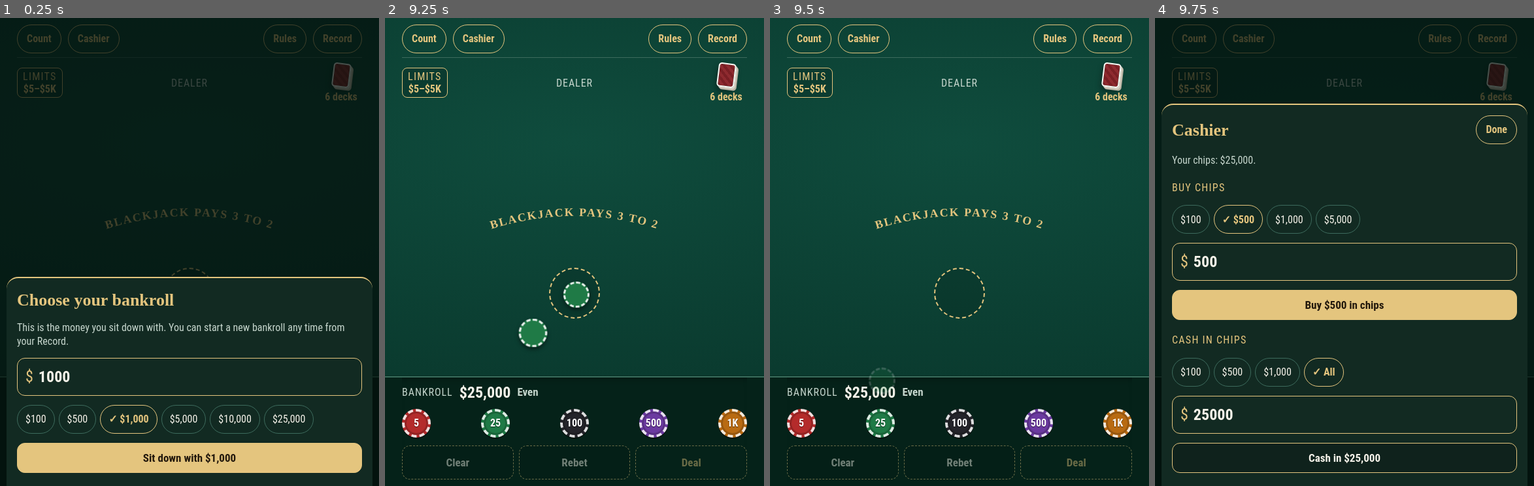
Above: before the commit, frames 1-4 (left to right).
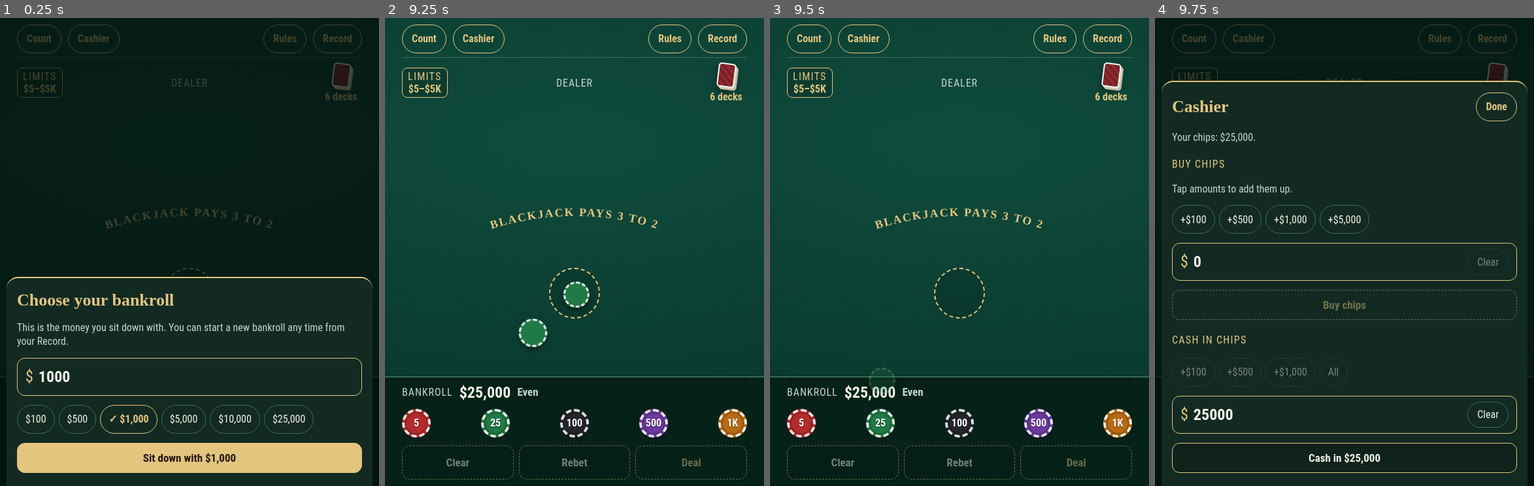
Above: after the commit, the same moments.

Repository: ahnnyc/Blackjack-
Game: browser game, page index.html
Same seed, same stepped clock (60 frames per second), same inputs: the game is played once before the commit and once after it.
Inputs (mouse positions are in pixels of both pictures, inside the frame that each line leads up to):
- Up to frame 1 (0.25 s): no input
- Up to frame 2 (9.25 s): move the mouse to (574, 223) at 1.07 s; click (574, 336) at 1.27 s; move the mouse to (532, 214) at 1.67 s; click (574, 298) at 1.87 s; click "$5,000" at 2.02 s; move the mouse to (616, 214) at 2.27 s; click (574, 378) at 2.47 s; move the mouse to (604, 223) at 2.87 s; click "$25,000" at 3.07 s; move the mouse to (521, 228) at 3.47 s; click "Sit down with $25,000" at 3.67 s; move the mouse to (574, 209) at 4.07 s; click "Record" at 4.27 s; click (574, 289) at 4.52 s; move the mouse to (676, 209) at 4.67 s; click "CURRENT ROLL: UP OR DOWN" at 4.77 s; click (574, 425) at 4.87 s; move the mouse to (472, 205) at 5.27 s; click (574, 120) at 5.47 s; move the mouse to (540, 252) at 5.87 s; click (593, 425) at 6.07 s; click "$0 +$5 Start" at 6.27 s; move the mouse to (608, 153) at 6.47 s; click (574, 92) at 6.67 s; click (574, 60) at 7.02 s; move the mouse to (574, 219) at 7.07 s; click (593, 205) at 7.27 s; move the mouse to (506, 191) at 7.67 s; click "Start of bankroll 1: even" at 7.77 s; click "Done" at 7.87 s; move the mouse to (616, 214) at 8.27 s; click "25" at 8.47 s; move the mouse to (604, 223) at 8.87 s; click "25" at 9.07 s
- Up to frame 3 (9.5 s): move the mouse to (906, 228) at 9.47 s
- Up to frame 4 (9.75 s): click "Cashier" at 9.52 s; click "All" at 9.67 s

Frames 1-3 are identical in both runs. In frame 4, 9.1% of the frame differs, in the area x 1-99%, y 13-88%.

Commit message:
No double-tap zoom; Cashier amounts add up with each tap
Co-Authored-By: Claude Opus 5.5 <noreply@anthropic.com>
Claude-Session: https://claude.ai/code/session_01Ni3H8S74X4EXKLd9nbNY4b

Diff:
--- a/index.html
+++ b/index.html
@@ -29,7 +29,8 @@
   color-scheme:dark;
 }
 html,body{height:100%;overflow:hidden;box-sizing:border-box}
-html{background:var(--rail-felt)}   /* anything below the game (an iPhone's cut-off strip) continues the bottom rail */
+html{background:var(--rail-felt);touch-action:manipulation}
+*{touch-action:manipulation}   /* every part of the game: two quick taps never zoom (iPhone checks the spot tapped) */   /* anything below the game (an iPhone's cut-off strip) continues the bottom rail */
 #app,#app *{box-sizing:border-box}
 .card,.card *{box-sizing:content-box}
 body{
@@ -228,6 +229,8 @@
 .amt-in span{font-size:24px;color:var(--gold)}
 .amt-in input{flex:1;min-width:0;background:none;border:0;color:var(--text);font:inherit;font-size:24px;font-weight:700;outline:none}
 .err{color:var(--bad);font-size:16px;margin:0}
+.amt-in .clr{flex:none;min-height:40px;padding:0 14px;border-radius:20px;border:1.5px solid var(--line);background:none;font-size:16px;color:var(--text)}
+.amt-in .clr:disabled,.seg button:disabled{opacity:.45;border-style:dashed;cursor:default}
 .empty{color:var(--muted);font-size:16px;padding:10px 0}
 body.still .card.flip{animation:none}
 @media (prefers-reduced-motion: reduce){.sw .trk::after{transition:none}}
@@ -341,12 +344,13 @@
     <div class="phead"><h2 id="cashH">Cashier</h2><button class="topbtn" type="button" data-close>Done</button></div>
     <p class="note num" id="cashNow"></p>
     <div class="gtitle">Buy chips</div>
+    <p class="note">Tap amounts to add them up.</p>
     <div class="seg" id="buyPresets"></div>
-    <label class="amt-in" for="buyInput"><span>$</span><input id="buyInput" type="number" inputmode="numeric" min="1" max="1000000" step="1" value="500" aria-label="Dollars of chips to buy"></label>
+    <div class="amt-in"><span>$</span><input id="buyInput" type="number" inputmode="numeric" min="0" max="1000000" step="1" value="0" aria-label="Dollars of chips to buy"><button class="clr" type="button" id="buyClear">Clear</button></div>
     <button class="btn primary" type="button" id="buyBtn">Buy chips</button>
     <div class="gtitle">Cash in chips</div>
     <div class="seg" id="cashPresets"></div>
-    <label class="amt-in" for="cashInput"><span>$</span><input id="cashInput" type="number" inputmode="decimal" min="0" step="0.01" value="100" aria-label="Dollars of chips to cash in"></label>
+    <div class="amt-in"><span>$</span><input id="cashInput" type="number" inputmode="decimal" min="0" step="0.01" value="0" aria-label="Dollars of chips to cash in"><button class="clr" type="button" id="cashClear">Clear</button></div>
     <button class="btn" type="button" id="cashBtn">Cash in</button>
     <p class="err" id="cashErr" hidden></p>
   </div>
@@ -1375,13 +1379,15 @@
     const seg = $(id); seg.replaceChildren();
     list.forEach(([label, v]) => {
       const b = document.createElement('button'); b.type = 'button'; b.textContent = label;
-      b.addEventListener('click', () => { $(input).value = v(); onPick(); });
+      b.addEventListener('click', () => { $(input).value = v(Number($(input).value) || 0); onPick(); });
       seg.append(b);
     });
   };
-  fill('buyPresets', [['$100', () => 100], ['$500', () => 500], ['$1,000', () => 1000], ['$5,000', () => 5000]], 'buyInput', cashierLabels);
-  fill('cashPresets', [['$100', () => Math.min(100, S.bankroll)], ['$500', () => Math.min(500, S.bankroll)], ['$1,000', () => Math.min(1000, S.bankroll)], ['All', () => S.bankroll]], 'cashInput', cashierLabels);
-  $('cashInput').value = Math.min(100, S.bankroll);
+  const addBuy = n => cur => Math.min(1000000, Math.floor(cur) + n);       // each tap adds
+  const addCash = n => cur => Math.min(S.bankroll, cents(cur + n));         // never more than the chips you have
+  fill('buyPresets', [['+$100', addBuy(100)], ['+$500', addBuy(500)], ['+$1,000', addBuy(1000)], ['+$5,000', addBuy(5000)]], 'buyInput', cashierLabels);
+  fill('cashPresets', [['+$100', addCash(100)], ['+$500', addCash(500)], ['+$1,000', addCash(1000)], ['All', () => S.bankroll]], 'cashInput', cashierLabels);
+  $('buyInput').value = 0; $('cashInput').value = 0;
   cashierLabels();
   $('cashSheet').hidden = false;
 }
@@ -1391,9 +1397,10 @@
   const b = Math.floor(Number($('buyInput').value) || 0), c = cents(Number($('cashInput').value) || 0);
   $('buyBtn').textContent = b > 0 ? 'Buy ' + money(b) + ' in chips' : 'Buy chips';
   $('cashBtn').textContent = c > 0 ? 'Cash in ' + money(c) : 'Cash in';
-  $('cashBtn').disabled = S.bankroll <= 0;
-  document.querySelectorAll('#buyPresets button').forEach(x => x.setAttribute('aria-pressed', String(x.textContent === money(b))));
-  document.querySelectorAll('#cashPresets button').forEach(x => x.setAttribute('aria-pressed', String(x.textContent === 'All' ? (c > 0 && c === S.bankroll) : x.textContent === money(c))));
+  $('buyBtn').disabled = b <= 0;
+  $('cashBtn').disabled = S.bankroll <= 0 || c <= 0;
+  $('buyClear').disabled = b <= 0; $('cashClear').disabled = c <= 0;
+  document.querySelectorAll('#cashPresets button').forEach(x => { x.disabled = S.bankroll <= 0 || c >= S.bankroll; });
 }
 function cashierMove(amount){
   const before = S.bankroll;
@@ -1609,6 +1616,8 @@
 $('newBankBtn').addEventListener('click', () => openBank(false));
 $('openCashier').addEventListener('click', openCashier);
 $('buyInput').addEventListener('input', cashierLabels);
+$('buyClear').addEventListener('click', () => { $('buyInput').value = 0; $('cashErr').hidden = true; cashierLabels(); });
+$('cashClear').addEventListener('click', () => { $('cashInput').value = 0; $('cashErr').hidden = true; cashierLabels(); });
 $('cashInput').addEventListener('input', cashierLabels);
 $('buyBtn').addEventListener('click', buyChips);
 $('cashBtn').addEventListener('click', cashInChips);
--- a/sw.js
+++ b/sw.js
@@ -2,7 +2,7 @@
 // The game page itself is fetched fresh whenever the phone is online, so an update shows
 // on the very next open; the saved copy is used only when offline or the network is slow.
 // Change VERSION whenever index.html changes.
-const VERSION = 'bj-2026-11-25.7';
+const VERSION = 'bj-2026-11-25.8';
 const CORE = ['./', 'index.html', 'manifest.webmanifest', 'icon-180.png', 'icon-192.png', 'icon-512.png'];
 const PAGE_WAIT_MS = 3000;   // how long to wait for the network before using the saved copy
 
--- /dev/null
+++ b/tools/cashier-add-test.js
@@ -0,0 +1,38 @@
+// Cashier: tapping amounts adds them up (buy and cash in), Clear resets, cash-in never exceeds your chips,
+// and the page refuses double-tap zoom.
+const { chromium } = require('playwright'); const fs = require('fs'); const dir = __dirname;
+fs.writeFileSync(dir + '/page.html', '<!doctype html><html><head><meta charset=utf8><meta name=viewport content="width=device-width,initial-scale=1,viewport-fit=cover"><style>[hidden]{display:none!important}body{margin:0}</style></head><body>' + fs.readFileSync(dir + '/blackjack.html', 'utf8') + '</body></html>');
+(async () => {
+  const b = await chromium.launch(); const out = {};
+  for (const [w, h] of [[390, 797], [320, 568]]) {
+    const ctx = await b.newContext({ viewport: { width: w, height: h }, deviceScaleFactor: 2, isMobile: true, hasTouch: true, reducedMotion: 'reduce' });
+    await ctx.route(/fonts\.(googleapis|gstatic)/, r => r.abort());
+    const p = await ctx.newPage(); const errs = []; p.on('pageerror', e => errs.push(e.message));
+    await p.goto('file://' + dir + '/page.html');
+    await p.fill('#bankInput', '1000'); await p.click('#bankStart');
+    const bank = async () => (await p.textContent('#bankAmt')).trim();
+    const r = { w };
+    await p.click('#openCashier'); await p.waitForTimeout(200);
+    r.opensAt = [await p.inputValue('#buyInput'), await p.inputValue('#cashInput'), await p.textContent('#buyBtn'), await p.isDisabled('#buyBtn')];
+    for (const t of ['+$100', '+$100', '+$500', '+$1,000']) await p.tap(`#buyPresets button:text-is("${t}")`);
+    r.buyAfter100_100_500_1000 = [await p.inputValue('#buyInput'), await p.textContent('#buyBtn')];
+    await p.screenshot({ path: `${dir}/cashier-add-${w}.png` });
+    await p.tap('#buyClear'); r.buyAfterClear = await p.inputValue('#buyInput');
+    for (const t of ['+$500', '+$500']) await p.tap(`#buyPresets button:text-is("${t}")`);
+    await p.tap('#buyBtn'); await p.waitForTimeout(1500); r.bankAfterBuying1000 = await bank();
+    await p.click('#openCashier'); await p.waitForTimeout(200);
+    for (const t of ['+$500', '+$500', '+$100']) await p.tap(`#cashPresets button:text-is("${t}")`);
+    r.cashAfter500_500_100 = [await p.inputValue('#cashInput'), await p.textContent('#cashBtn')];
+    for (let k = 0; k < 3; k++) { const el = await p.$('#cashPresets button:not([disabled]):text-is("+$1,000")'); if (el) await el.tap(); }
+    r.cashCappedAtChips = [await p.inputValue('#cashInput'), await p.isDisabled('#cashPresets button:text-is("+$1,000")')];
+    await p.tap('#cashClear'); await p.tap('#cashPresets button:text-is("+$100")'); await p.tap('#cashPresets button:text-is("+$100")');
+    await p.tap('#cashBtn'); await p.waitForTimeout(1500); r.bankAfterCashing200 = await bank();
+    r.touchAction = await p.evaluate(() => getComputedStyle(document.documentElement).touchAction);
+    // two quick taps on the felt: the page must not scale
+    const before = await p.evaluate(() => visualViewport.scale);
+    await p.touchscreen.tap(w / 2, h * 0.4); await p.waitForTimeout(60); await p.touchscreen.tap(w / 2, h * 0.4); await p.waitForTimeout(600);
+    r.zoomAfterDoubleTap = [before, await p.evaluate(() => visualViewport.scale)];
+    r.errors = errs; out[w] = r; await ctx.close();
+  }
+  console.log(JSON.stringify(out, null, 1)); await b.close();
+})();
--- a/tools/game.html
+++ b/tools/game.html
@@ -15,7 +15,8 @@
   color-scheme:dark;
 }
 html,body{height:100%;overflow:hidden;box-sizing:border-box}
-html{background:var(--rail-felt)}   /* anything below the game (an iPhone's cut-off strip) continues the bottom rail */
+html{background:var(--rail-felt);touch-action:manipulation}
+*{touch-action:manipulation}   /* every part of the game: two quick taps never zoom (iPhone checks the spot tapped) */   /* anything below the game (an iPhone's cut-off strip) continues the bottom rail */
 #app,#app *{box-sizing:border-box}
 .card,.card *{box-sizing:content-box}
 body{
@@ -213,6 +214,8 @@
 .amt-in span{font-size:24px;color:var(--gold)}
 .amt-in input{flex:1;min-width:0;background:none;border:0;color:var(--text);font:inherit;font-size:24px;font-weight:700;outline:none}
 .err{color:var(--bad);font-size:16px;margin:0}
+.amt-in .clr{flex:none;min-height:40px;padding:0 14px;border-radius:20px;border:1.5px solid var(--line);background:none;font-size:16px;color:var(--text)}
+.amt-in .clr:disabled,.seg button:disabled{opacity:.45;border-style:dashed;cursor:default}
 .empty{color:var(--muted);font-size:16px;padding:10px 0}
 body.still .card.flip{animation:none}
 @media (prefers-reduced-motion: reduce){.sw .trk::after{transition:none}}
@@ -325,12 +328,13 @@
     <div class="phead"><h2 id="cashH">Cashier</h2><button class="topbtn" type="button" data-close>Done</button></div>
     <p class="note num" id="cashNow"></p>
     <div class="gtitle">Buy chips</div>
+    <p class="note">Tap amounts to add them up.</p>
     <div class="seg" id="buyPresets"></div>
-    <label class="amt-in" for="buyInput"><span>$</span><input id="buyInput" type="number" inputmode="numeric" min="1" max="1000000" step="1" value="500" aria-label="Dollars of chips to buy"></label>
+    <div class="amt-in"><span>$</span><input id="buyInput" type="number" inputmode="numeric" min="0" max="1000000" step="1" value="0" aria-label="Dollars of chips to buy"><button class="clr" type="button" id="buyClear">Clear</button></div>
     <button class="btn primary" type="button" id="buyBtn">Buy chips</button>
     <div class="gtitle">Cash in chips</div>
     <div class="seg" id="cashPresets"></div>
-    <label class="amt-in" for="cashInput"><span>$</span><input id="cashInput" type="number" inputmode="decimal" min="0" step="0.01" value="100" aria-label="Dollars of chips to cash in"></label>
+    <div class="amt-in"><span>$</span><input id="cashInput" type="number" inputmode="decimal" min="0" step="0.01" value="0" aria-label="Dollars of chips to cash in"><button class="clr" type="button" id="cashClear">Clear</button></div>
     <button class="btn" type="button" id="cashBtn">Cash in</button>
     <p class="err" id="cashErr" hidden></p>
   </div>
@@ -1359,13 +1363,15 @@
     const seg = $(id); seg.replaceChildren();
     list.forEach(([label, v]) => {
       const b = document.createElement('button'); b.type = 'button'; b.textContent = label;
-      b.addEventListener('click', () => { $(input).value = v(); onPick(); });
+      b.addEventListener('click', () => { $(input).value = v(Number($(input).value) || 0); onPick(); });
       seg.append(b);
     });
   };
-  fill('buyPresets', [['$100', () => 100], ['$500', () => 500], ['$1,000', () => 1000], ['$5,000', () => 5000]], 'buyInput', cashierLabels);
-  fill('cashPresets', [['$100', () => Math.min(100, S.bankroll)], ['$500', () => Math.min(500, S.bankroll)], ['$1,000', () => Math.min(1000, S.bankroll)], ['All', () => S.bankroll]], 'cashInput', cashierLabels);
-  $('cashInput').value = Math.min(100, S.bankroll);
+  const addBuy = n => cur => Math.min(1000000, Math.floor(cur) + n);       // each tap adds
+  const addCash = n => cur => Math.min(S.bankroll, cents(cur + n));         // never more than the chips you have
+  fill('buyPresets', [['+$100', addBuy(100)], ['+$500', addBuy(500)], ['+$1,000', addBuy(1000)], ['+$5,000', addBuy(5000)]], 'buyInput', cashierLabels);
+  fill('cashPresets', [['+$100', addCash(100)], ['+$500', addCash(500)], ['+$1,000', addCash(1000)], ['All', () => S.bankroll]], 'cashInput', cashierLabels);
+  $('buyInput').value = 0; $('cashInput').value = 0;
   cashierLabels();
   $('cashSheet').hidden = false;
 }
@@ -1375,9 +1381,10 @@
   const b = Math.floor(Number($('buyInput').value) || 0), c = cents(Number($('cashInput').value) || 0);
   $('buyBtn').textContent = b > 0 ? 'Buy ' + money(b) + ' in chips' : 'Buy chips';
   $('cashBtn').textContent = c > 0 ? 'Cash in ' + money(c) : 'Cash in';
-  $('cashBtn').disabled = S.bankroll <= 0;
-  document.querySelectorAll('#buyPresets button').forEach(x => x.setAttribute('aria-pressed', String(x.textContent === money(b))));
-  document.querySelectorAll('#cashPresets button').forEach(x => x.setAttribute('aria-pressed', String(x.textContent === 'All' ? (c > 0 && c === S.bankroll) : x.textContent === money(c))));
+  $('buyBtn').disabled = b <= 0;
+  $('cashBtn').disabled = S.bankroll <= 0 || c <= 0;
+  $('buyClear').disabled = b <= 0; $('cashClear').disabled = c <= 0;
+  document.querySelectorAll('#cashPresets button').forEach(x => { x.disabled = S.bankroll <= 0 || c >= S.bankroll; });
 }
 function cashierMove(amount){
   const before = S.bankroll;
@@ -1593,6 +1600,8 @@
 $('newBankBtn').addEventListener('click', () => openBank(false));
 $('openCashier').addEventListener('click', openCashier);
 $('buyInput').addEventListener('input', cashierLabels);
+$('buyClear').addEventListener('click', () => { $('buyInput').value = 0; $('cashErr').hidden = true; cashierLabels(); });
+$('cashClear').addEventListener('click', () => { $('cashInput').value = 0; $('cashErr').hidden = true; cashierLabels(); });
 $('cashInput').addEventListener('input', cashierLabels);
 $('buyBtn').addEventListener('click', buyChips);
 $('cashBtn').addEventListener('click', cashInChips);
